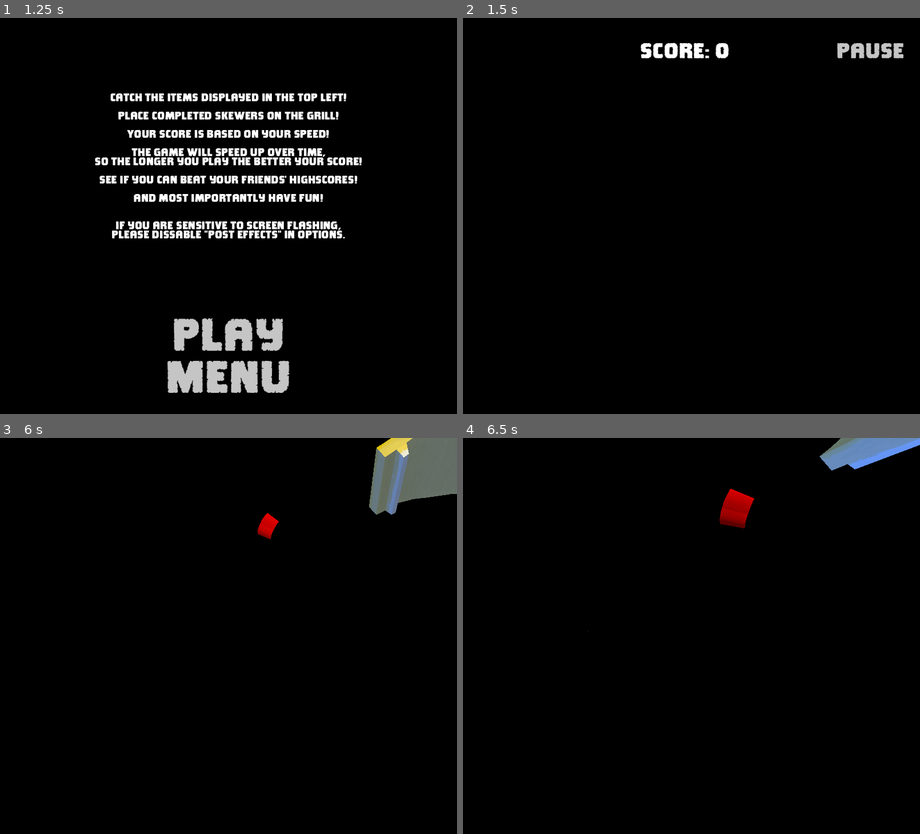
Above: before the commit, frames 1-4 (two rows, left to right).
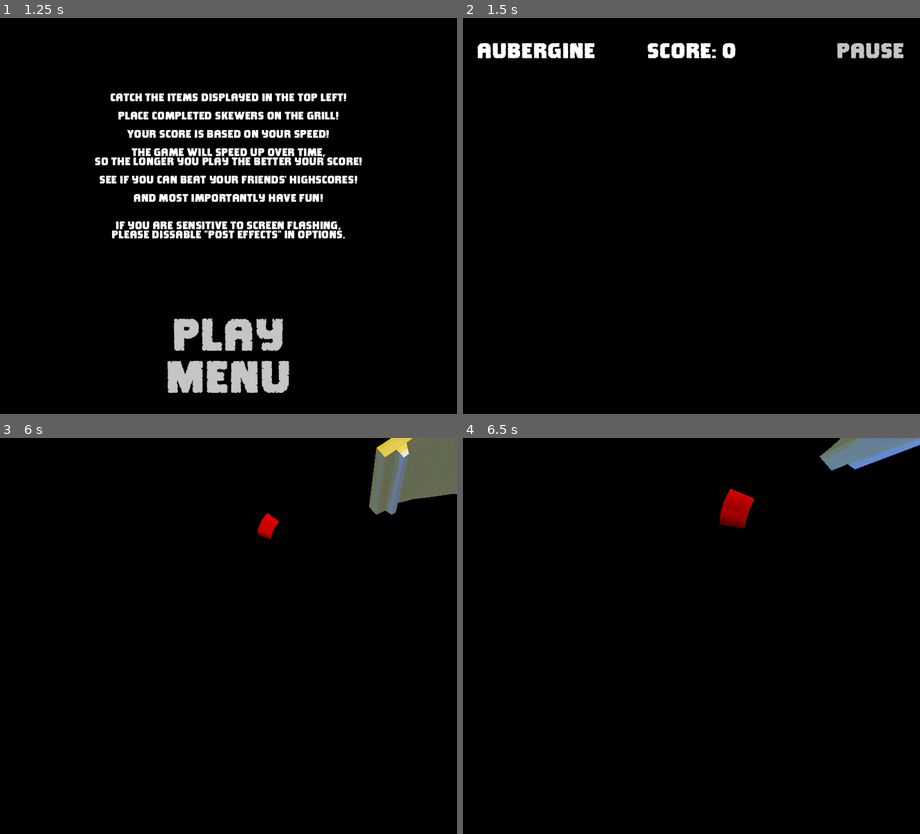
Above: after the commit, the same moments.

Repository: MichaelDawe/skewer_it
Game: Godot game, scene res://main.tscn
Same seed, same stepped clock (60 frames per second), same inputs: the game is played once before the commit and once after it.
Inputs (mouse positions are in pixels of both pictures, inside the frame that each line leads up to):
- Up to frame 1 (1.25 s): click "PLAY" at 0.5 s
- Up to frame 2 (1.5 s): click "Play" at 1.25 s
- Up to frame 3 (6 s): click "pause" at 2 s; click "Resume" at 2.75 s; tap Enter at 3.5 s; move the mouse to (329, 643) at 3.52 s; click (329, 643) at 3.67 s; move the mouse to (137, 687) at 4.27 s; click (137, 687) at 4.42 s; move the mouse to (274, 564) at 5.02 s; click (274, 564) at 5.17 s; move the mouse to (205, 758) at 5.77 s; click (205, 758) at 5.92 s
- Up to frame 4 (6.5 s): no input

Frame 1 is identical in both runs. In frame 2, 1.3% of the frame differs, in the area x 3-60%, y 6-11%; in frame 3, less than 0.1%; in frame 4, 1.1%.
Error before the commit: Invalid operands 'int' and 'Nil' in operator '>'. (res://main.gd:94)
Error after the commit: Invalid operands 'int' and 'Nil' in operator '>'. (res://main.gd:99)

Commit message:
more scoring changes

Diff:
--- a/hud.gd
+++ b/hud.gd
@@ -11,7 +11,9 @@
 # Called every frame. 'delta' is the elapsed time since the previous frame.
 func _process(_delta):
 	# display score in hud
+	# not ideal setting this every frame, want to make it callable from main
 	$MarginContainer/Score.set_text(main.scoreText + str(int(main.score)))
+	$MarginContainer/NextName.set_text(main.nameText)
 
 
 func _on_pause_pressed():
--- a/hud.tscn
+++ b/hud.tscn
@@ -33,7 +33,7 @@
 anchor_right = 1.0
 offset_bottom = 89.0
 grow_horizontal = 2
-theme_override_constants/margin_left = 0
+theme_override_constants/margin_left = 30
 theme_override_constants/margin_top = 50
 theme_override_constants/margin_right = 30
 
@@ -62,4 +62,16 @@
 text = "pause"
 flat = true
 
+[node name="NextName" type="RichTextLabel" parent="MarginContainer"]
+material = SubResource("ShaderMaterial_4gu5r")
+layout_mode = 2
+size_flags_horizontal = 0
+size_flags_vertical = 4
+theme_override_fonts/normal_font = ExtResource("1_soxht")
+theme_override_font_sizes/normal_font_size = 48
+text = "Error"
+fit_content = true
+scroll_active = false
+autowrap_mode = 0
+
 [connection signal="pressed" from="MarginContainer/Pause" to="." method="_on_pause_pressed"]
--- a/main.gd
+++ b/main.gd
@@ -14,6 +14,11 @@
 var mouseX = 0.0
 var mouseY = 0.0
 var bonus = 1.0 # score multiplier
+var targetNumber = 1 # the index of the target vegie
+var oldTargetNo = 0 # stores the last one to prevent duplicates
+					# replace with checking which are on the skewer.
+var nameText = "Aubergine"
+var gameMode = 0 # 0 = normal, 1 = infinite mode (no highscore), 2 = ect.
 
 # Called when the node enters the scene tree for the first time.
 func _ready():
@@ -73,7 +78,7 @@
 				n.rotate(Vector3(0, 1, 0), rotationMeta[1] * delta * speedBoost)
 				n.rotate(Vector3(0, 0, 1), rotationMeta[2] * delta * speedBoost)
 
-				if n.position.z > 118: # send objects home ('kill' them)
+				if n.position.z > 112: # send objects home ('kill' them)
 					reset_vegie(n)
 
 
@@ -148,7 +153,7 @@
 	n.set_meta("rotation", Vector3(randf(), randf(), randf()))
 	n.set_meta("spawned", false)
 
-func score_update():
+func score_add():
 	score += 1 * bonus
 	catch = 1
 	# make game speed up over time
@@ -156,93 +161,125 @@
 											# second half makes it exponentially harder for hard mode and easier for easy mode
 											# to help prevent abusing the speed to increase your highscore
 
+func update_hud():
+	match(targetNumber):
+		1: nameText = "Aubergine"
+		2: nameText = "Garlic"
+		3: nameText = "Gerkin"
+		4: nameText = "Yellow Pepper"
+		5: nameText = "Tomato"
+		6: nameText = "Tofu"
+		7: nameText = "Shallot"
+		8: nameText = "Sausage"
+		9: nameText = "Red Pepper"
+		10: nameText = "Pineapple"
+		11: nameText = "Olive"
+		12: nameText = "Mushroom"
+		13: nameText = "Marinated Tofu"
+		14: nameText = "Maize"
+		15: nameText = "Green Pepper"
+
+func score_update(n):
+	if(gameMode == 0):
+		if(n.get_meta("number") == targetNumber):
+			score_add()
+			# update targetNumber
+			oldTargetNo = targetNumber
+			targetNumber = randi_range(1, 14)
+			if(targetNumber == oldTargetNo):
+				targetNumber = 15
+			update_hud()
+		else:
+			# kill game / deduct health
+			score -= 1
+
 
 func _on_aubergine_input_event(_camera, _event, _position, _normal, _shape_idx):
 	var n = $Vegies/Aubergine
-	if(n.position.z > 64 and n.position.z < 108):
-		reset_vegie(n)
-		score_update()
+	if(n.position.z > 64 and n.position.z < 96):
+		reset_vegie(n)
+		score_update(n)
 
 func _on_garlic_input_event(_camera, _event, _position, _normal, _shape_idx):
 	var n = $Vegies/Garlic
-	if(n.position.z > 64 and n.position.z < 108):
-		reset_vegie(n)
-		score_update()
+	if(n.position.z > 64 and n.position.z < 96):
+		reset_vegie(n)
+		score_update(n)
 
 func _on_gerkin_input_event(_camera, _event, _position, _normal, _shape_idx):
 	var n = $Vegies/Gerkin
-	if(n.position.z > 64 and n.position.z < 108):
-		reset_vegie(n)
-		score_update()
+	if(n.position.z > 64 and n.position.z < 96):
+		reset_vegie(n)
+		score_update(n)
 
 func _on_yellow_pepper_input_event(_camera, _event, _position, _normal, _shape_idx):
 	var n = $Vegies/YellowPepper
-	if(n.position.z > 64 and n.position.z < 108):
-		reset_vegie(n)
-		score_update()
+	if(n.position.z > 64 and n.position.z < 96):
+		reset_vegie(n)
+		score_update(n)
 
 func _on_tomato_input_event(_camera, _event, _position, _normal, _shape_idx):
 	var n = $Vegies/Tomato
-	if(n.position.z > 64 and n.position.z < 108):
-		reset_vegie(n)
-		score_update()
+	if(n.position.z > 64 and n.position.z < 96):
+		reset_vegie(n)
+		score_update(n)
 
 func _on_tofu_input_event(_camera, _event, _position, _normal, _shape_idx):
 	var n = $Vegies/Tofu
-	if(n.position.z > 64 and n.position.z < 108):
-		reset_vegie(n)
-		score_update()
+	if(n.position.z > 64 and n.position.z < 96):
+		reset_vegie(n)
+		score_update(n)
 
 func _on_shallot_input_event(_camera, _event, _position, _normal, _shape_idx):
 	var n = $Vegies/Shallot
-	if(n.position.z > 64 and n.position.z < 108):
-		reset_vegie(n)
-		score_update()
+	if(n.position.z > 64 and n.position.z < 96):
+		reset_vegie(n)
+		score_update(n)
 
 func _on_sausage_input_event(_camera, _event, _position, _normal, _shape_idx):
 	var n = $Vegies/Sausage
-	if(n.position.z > 64 and n.position.z < 108):
-		reset_vegie(n)
-		score_update()
+	if(n.position.z > 64 and n.position.z < 96):
+		reset_vegie(n)
+		score_update(n)
 
 func _on_red_pepper_input_event(_camera, _event, _position, _normal, _shape_idx):
 	var n = $Vegies/RedPepper
-	if(n.position.z > 64 and n.position.z < 108):
-		reset_vegie(n)
-		score_update()
+	if(n.position.z > 64 and n.position.z < 96):
+		reset_vegie(n)
+		score_update(n)
 
 func _on_pineapple_input_event(_camera, _event, _position, _normal, _shape_idx):
 	var n = $Vegies/Pineapple
-	if(n.position.z > 64 and n.position.z < 108):
-		reset_vegie(n)
-		score_update()
+	if(n.position.z > 64 and n.position.z < 96):
+		reset_vegie(n)
+		score_update(n)
 
 func _on_olive_input_event(_camera, _event, _position, _normal, _shape_idx):
 	var n = $Vegies/Olive
-	if(n.position.z > 64 and n.position.z < 108):
-		reset_vegie(n)
-		score_update()
+	if(n.position.z > 64 and n.position.z < 96):
+		reset_vegie(n)
+		score_update(n)
 
 func _on_mushroom_input_event(_camera, _event, _position, _normal, _shape_idx):
 	var n = $Vegies/Mushroom
-	if(n.position.z > 64 and n.position.z < 108):
-		reset_vegie(n)
-		score_update()
+	if(n.position.z > 64 and n.position.z < 96):
+		reset_vegie(n)
+		score_update(n)
 
 func _on_marinated_tofu_input_event(_camera, _event, _position, _normal, _shape_idx):
 	var n = $Vegies/MarinatedTofu
-	if(n.position.z > 64 and n.position.z < 108):
-		reset_vegie(n)
-		score_update()
+	if(n.position.z > 64 and n.position.z < 96):
+		reset_vegie(n)
+		score_update(n)
 
 func _on_maize_input_event(_camera, _event, _position, _normal, _shape_idx):
 	var n = $Vegies/Maize
-	if(n.position.z > 64 and n.position.z < 108):
-		reset_vegie(n)
-		score_update()
+	if(n.position.z > 64 and n.position.z < 96):
+		reset_vegie(n)
+		score_update(n)
 
 func _on_green_pepper_input_event(_camera, _event, _position, _normal, _shape_idx):
 	var n = $Vegies/GreenPepper
-	if(n.position.z > 64 and n.position.z < 108):
-		reset_vegie(n)
-		score_update()
+	if(n.position.z > 64 and n.position.z < 96):
+		reset_vegie(n)
+		score_update(n)
--- a/main.tscn
+++ b/main.tscn
@@ -249,6 +249,7 @@
 transform = Transform3D(1, 0, 0, 0, 1, 0, 0, 0, 1, 0, 0, -64)
 
 [node name="Aubergine" type="StaticBody3D" parent="Vegies"]
+metadata/number = 1
 
 [node name="Aubergine" type="MeshInstance3D" parent="Vegies/Aubergine"]
 mesh = ExtResource("3_w2r1g")
@@ -259,6 +260,7 @@
 shape = SubResource("ConvexPolygonShape3D_a4j7n")
 
 [node name="Garlic" type="StaticBody3D" parent="Vegies"]
+metadata/number = 2
 
 [node name="Garlic" type="MeshInstance3D" parent="Vegies/Garlic"]
 mesh = ExtResource("6_2t5ge")
@@ -269,6 +271,7 @@
 shape = SubResource("ConvexPolygonShape3D_o7yes")
 
 [node name="Gerkin" type="StaticBody3D" parent="Vegies"]
+metadata/number = 3
 
 [node name="Gerkin" type="MeshInstance3D" parent="Vegies/Gerkin"]
 mesh = ExtResource("7_yslce")
@@ -279,6 +282,7 @@
 shape = SubResource("ConvexPolygonShape3D_sv34w")
 
 [node name="YellowPepper" type="StaticBody3D" parent="Vegies"]
+metadata/number = 4
 
 [node name="YellowPepper" type="MeshInstance3D" parent="Vegies/YellowPepper"]
 mesh = ExtResource("19_sglii")
@@ -289,6 +293,7 @@
 shape = SubResource("ConvexPolygonShape3D_dqffi")
 
 [node name="Tomato" type="StaticBody3D" parent="Vegies"]
+metadata/number = 5
 
 [node name="Tomato" type="MeshInstance3D" parent="Vegies/Tomato"]
 mesh = ExtResource("18_tjta7")
@@ -299,6 +304,7 @@
 shape = SubResource("ConvexPolygonShape3D_w4p7d")
 
 [node name="Tofu" type="StaticBody3D" parent="Vegies"]
+metadata/number = 6
 
 [node name="Tofu" type="MeshInstance3D" parent="Vegies/Tofu"]
 mesh = ExtResource("17_ecc5e")
@@ -309,6 +315,7 @@
 shape = SubResource("ConvexPolygonShape3D_jdmm3")
 
 [node name="Shallot" type="StaticBody3D" parent="Vegies"]
+metadata/number = 7
 
 [node name="Shallot" type="MeshInstance3D" parent="Vegies/Shallot"]
 mesh = ExtResource("16_0tfja")
@@ -319,6 +326,7 @@
 shape = SubResource("ConvexPolygonShape3D_rngt8")
 
 [node name="Sausage" type="StaticBody3D" parent="Vegies"]
+metadata/number = 8
 
 [node name="Sausage" type="MeshInstance3D" parent="Vegies/Sausage"]
 mesh = ExtResource("15_4m00c")
@@ -329,6 +337,7 @@
 shape = SubResource("ConvexPolygonShape3D_ypi8j")
 
 [node name="RedPepper" type="StaticBody3D" parent="Vegies"]
+metadata/number = 9
 
 [node name="RedPepper" type="MeshInstance3D" parent="Vegies/RedPepper"]
 mesh = ExtResource("14_gk7ww")
@@ -339,6 +348,7 @@
 shape = SubResource("ConvexPolygonShape3D_6n3sy")
 
 [node name="Pineapple" type="StaticBody3D" parent="Vegies"]
+metadata/number = 10
 
 [node name="Pineapple" type="MeshInstance3D" parent="Vegies/Pineapple"]
 mesh = ExtResource("13_mlim2")
@@ -349,6 +359,7 @@
 shape = SubResource("ConvexPolygonShape3D_j3t1m")
 
 [node name="Olive" type="StaticBody3D" parent="Vegies"]
+metadata/number = 11
 
 [node name="Olive" type="MeshInstance3D" parent="Vegies/Olive"]
 mesh = ExtResource("12_pxxnx")
@@ -359,6 +370,7 @@
 shape = SubResource("ConvexPolygonShape3D_2ucec")
 
 [node name="Mushroom" type="StaticBody3D" parent="Vegies"]
+metadata/number = 12
 
 [node name="Mushroom" type="MeshInstance3D" parent="Vegies/Mushroom"]
 mesh = ExtResource("11_3u7ha")
@@ -369,6 +381,7 @@
 shape = SubResource("ConvexPolygonShape3D_2x2q3")
 
 [node name="MarinatedTofu" type="StaticBody3D" parent="Vegies"]
+metadata/number = 13
 
 [node name="MarinatedTofu" type="MeshInstance3D" parent="Vegies/MarinatedTofu"]
 mesh = ExtResource("10_5akmt")
@@ -379,6 +392,7 @@
 shape = SubResource("ConvexPolygonShape3D_yufos")
 
 [node name="Maize" type="StaticBody3D" parent="Vegies"]
+metadata/number = 14
 
 [node name="Maize" type="MeshInstance3D" parent="Vegies/Maize"]
 mesh = ExtResource("9_qny88")
@@ -389,6 +403,7 @@
 shape = SubResource("ConvexPolygonShape3D_4ijf8")
 
 [node name="GreenPepper" type="StaticBody3D" parent="Vegies"]
+metadata/number = 15
 
 [node name="GreenPepper" type="MeshInstance3D" parent="Vegies/GreenPepper"]
 mesh = ExtResource("8_1pksx")
--- a/shaders/material.gdshader
+++ b/shaders/material.gdshader
@@ -21,9 +21,9 @@
 	ALBEDO *= max(NORMAL.z, 0.4);
 
 	if(pozition > 64.0) {
-		ALBEDO += vec3(0.0, 0.25, 0.8) * ((1.0 - NORMAL.z) * ((pozition - 64.0) / 32.0));
+		ALBEDO += vec3(0.0, 0.2, 0.6) * ((1.0 - NORMAL.z) * ((pozition - 64.0) / 32.0));
 
-		if(pozition > 108.0) {
+		if(pozition > 96.0) {
 			float t = TIME * 0.01;
 		    float layers = 5.0;
 		    float scale = 20.0;
@@ -69,7 +69,7 @@
 			uv = SCREEN_UV * (1.0 - SCREEN_UV.yx); //vec2(1.0)- uv.yx; -> 1.-u.yx; Thanks FabriceNeyret !
 	    	float vig = uv.x*uv.y * 10.0; //multiply with sth for intensity
 	    	vig = pow(vig, 0.5) + 0.5; //change pow for modifying the extend of the  vignette
-			ALBEDO = mix((background * vig) + stars, ALBEDO, 1.0 - ((pozition - 108.0) / 10.0));
+			ALBEDO = mix((background * vig) + stars, ALBEDO, 1.0 - ((pozition - 96.0) / 16.0));
 		}
 	}
 }
